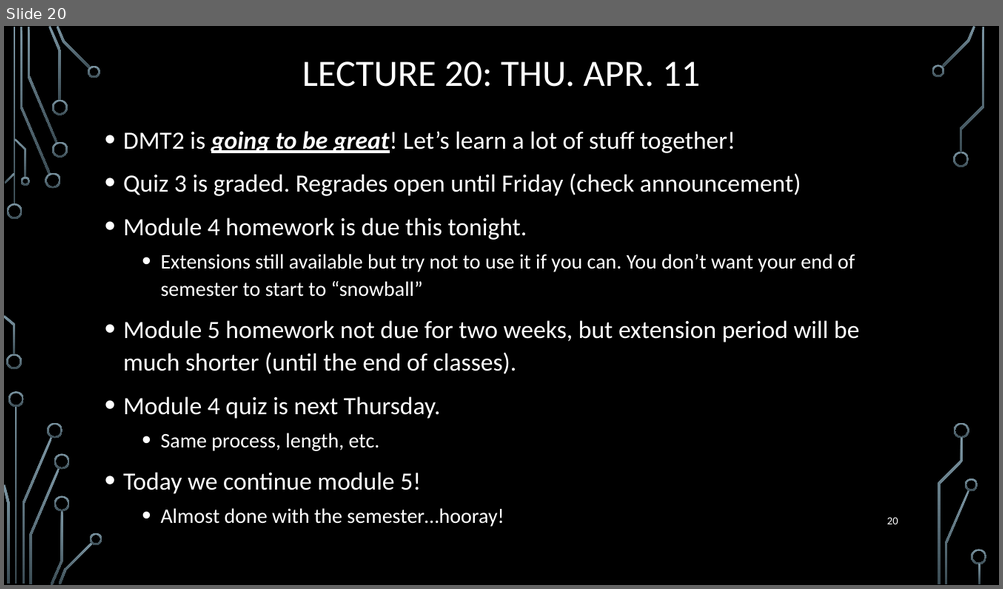
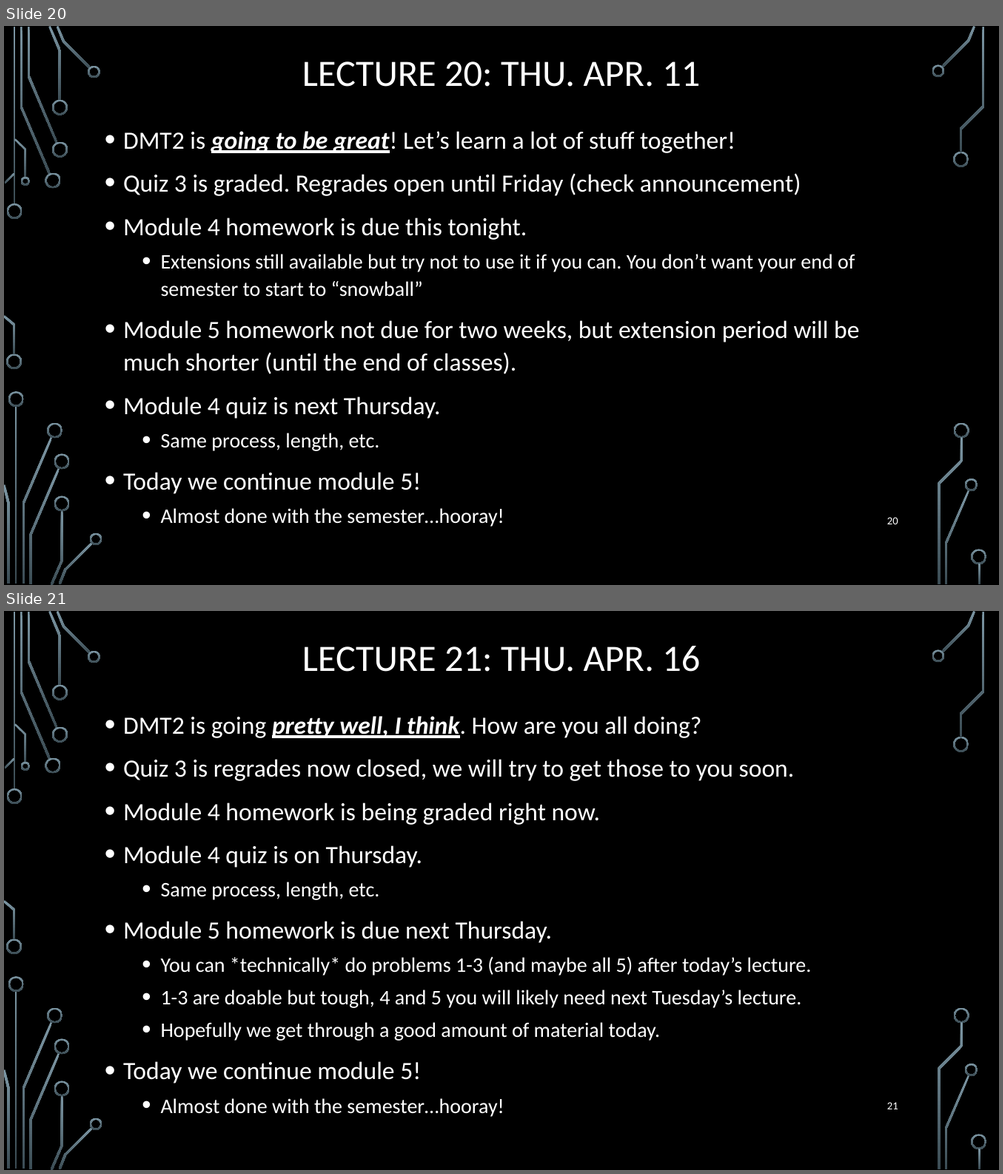
Before and after one commit to markfloryan/dmt2, a slide deck: slides/00-DailyAnnouncements.pptx. Shown one above the other, each under a label of ours: slide 20 before the commit, slides 20 and 21 after it. The pictures are 1003x589 and 1003x1174 pixels, drawn with LibreOffice and Linux fonts; fonts in the diff are those of the drawing; background and template pictures are left out. Boxes give left, top, right and bottom in pixels: in the first picture for what was removed or moved away, otherwise in the second. Text is boxed around its words. In the diff, an @@ line names an element or a change of style, - is before the commit and + after.

```diff
--- a/slides/00-DailyAnnouncements.pptx
+++ b/slides/00-DailyAnnouncements.pptx
@@ slide 21 added at <box>4,611,999,1170</box>, background picture (left out); not listed: 36 template elements that a slide beside it also shows @@
@@ title added at <box>302,646,700,672</box>, 36 pt, text #FFFFFF @@
+LECTURE 21: THU. APR. 16
@@ text added at <box>123,716,811,1117</box>, 20 pt, text #FFFFFF @@
+• DMT2 is going pretty well, I think. How are you all doing?
+• Quiz 3 is regrades now closed, we will try to get those to you soon.
+• Module 4 homework is being graded right now.
+• Module 4 quiz is on Thursday.
+  • Same process, length, etc.
+• Module 5 homework is due next Thursday.
+  • You can *technically* do problems 1-3 (and maybe all 5) after today’s lecture.
+  • 1-3 are doable but tough, 4 and 5 you will likely need next Tuesday’s lecture.
+  • Hopefully we get through a good amount of material today.
+• Today we continue module 5!
+  • Almost done with the semester…hooray!
@@ page number added at <box>887,1102,898,1110</box>, 10.5 pt, text #FFFFFF @@
+21
```
Also in this commit, not shown: 2 other files.
